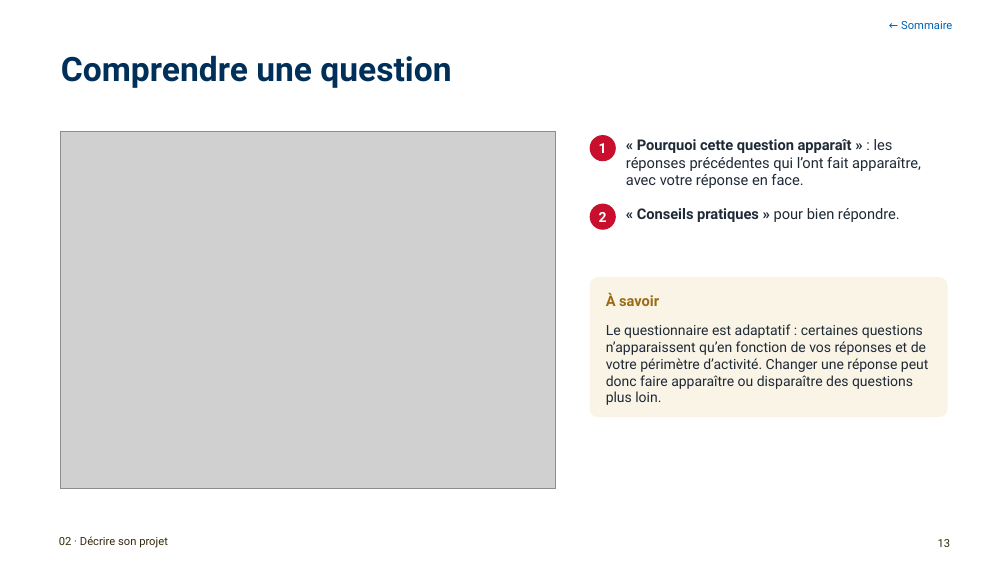
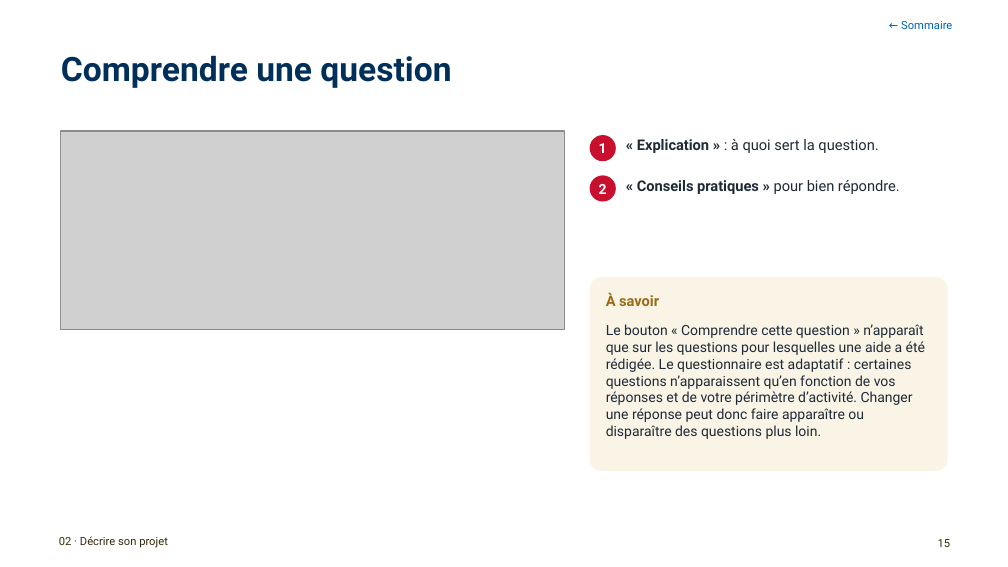
Before and after one commit to antoinelmariel-ux/ProjectNavigator, a slide deck: slide 15 of docs/Manuel_Project_Navigator_chef_de_projet.pptx (slide 13 before the commit). Drawn at 1008x567 pixels with LibreOffice and Linux fonts; fonts in the diff are those of the drawing; grey boxes stand for pictures; background and template pictures are left out. Boxes give left, top, right and bottom in pixels: in the first picture for what was removed or moved away, otherwise in the second. Text is boxed around its words. In the diff, an @@ line names an element or a change of style, - is before the commit and + after.

```diff
--- a/docs/Manuel_Project_Navigator_chef_de_projet.pptx
+++ b/docs/Manuel_Project_Navigator_chef_de_projet.pptx
@@ picture: place and size @@
-picture at (60,131,555,489)
+picture at (60,131,564,330)
@@ text at (637,139,878,153): text changed @@
-« Pourquoi cette question apparaît » : les réponses précédentes qui l’ont fait apparaître, avec votre réponse en face.
+« Explication » : à quoi sert la question.
@@ ellipse "2": place and size @@
-ellipse "2" at (590,204,616,230)
+ellipse "2" at (590,175,616,202)
@@ text "« Conseils pratiques » pour ...": place and size @@
-text "« Conseils pratiques » pour ..." at (637,208,900,222)
+text "« Conseils pratiques » pour ..." at (637,180,900,194)
@@ rounded rectangle: place and size @@
-rounded rectangle at (590,277,948,417)
+rounded rectangle at (590,277,948,471)
@@ text at (606,324,925,439): text changed @@
-Le questionnaire est adaptatif : certaines questions n’apparaissent qu’en fonction de vos réponses et de votre périmètre d’activité. Changer une réponse peut donc faire apparaître ou disparaître des questions plus loin.
+Le bouton « Comprendre cette question » n’apparaît que sur les questions pour lesquelles une aide a été rédigée. Le questionnaire est adaptatif : certaines questions n’apparaissent qu’en fonction de vos réponses et de votre périmètre d’activité. Changer une réponse peut donc faire apparaître ou disparaître des questions plus loin.
@@ page number at (938,539,951,547): text changed @@
-13
+15
```
Also in this commit, not shown: 24 other slides changed, 3 slides added, 3 other files.
